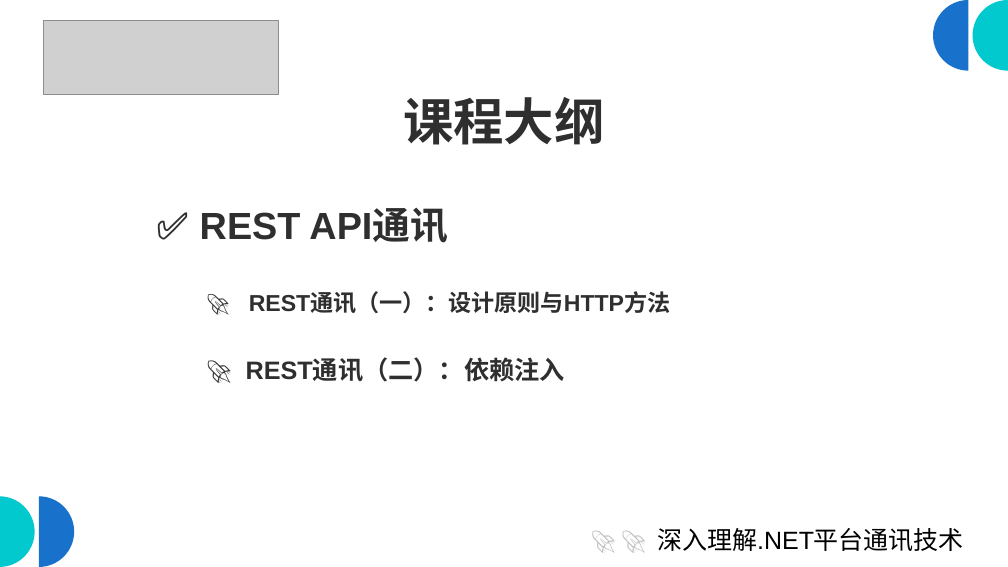
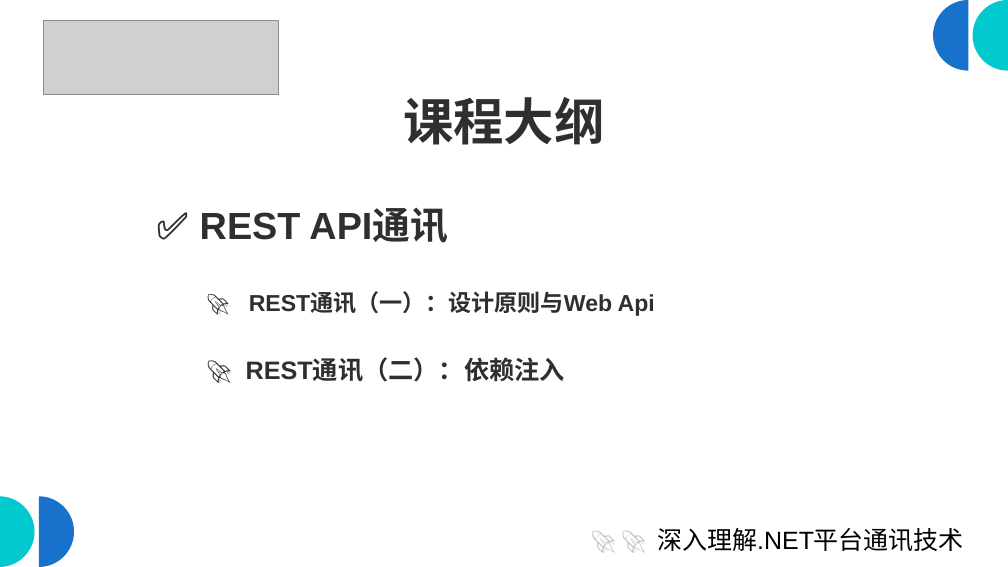
Before and after one commit to scottfly189/dotnet_net_course, a slide deck: slide 5 of src/课程大纲.odp. Drawn at 1008x567 pixels with LibreOffice and Linux fonts; fonts in the diff are those of the drawing; grey boxes stand for pictures. Boxes give left, top, right and bottom in pixels: in the first picture for what was removed or moved away, otherwise in the second. Text is boxed around its words. In the diff, an @@ line names an element or a change of style, - is before the commit and + after.

```diff
--- a/src/课程大纲.odp
+++ b/src/课程大纲.odp
@@ text at <box>310,291,655,316</box>: text changed @@
-🚀 REST通讯（一）：设计原则与HTTP方法
+🚀 REST通讯（一）：设计原则与Web Api
```
Also in this commit, not shown: 6 other slides changed, 1 other file.
